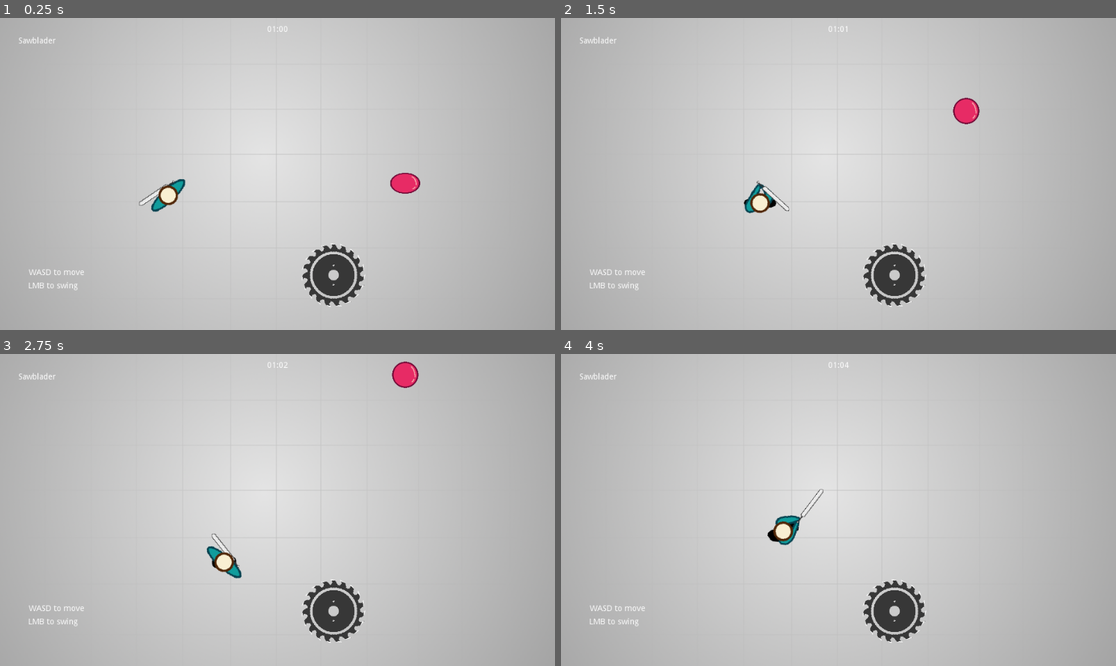
Above: before the commit, frames 1-4 (two rows, left to right).
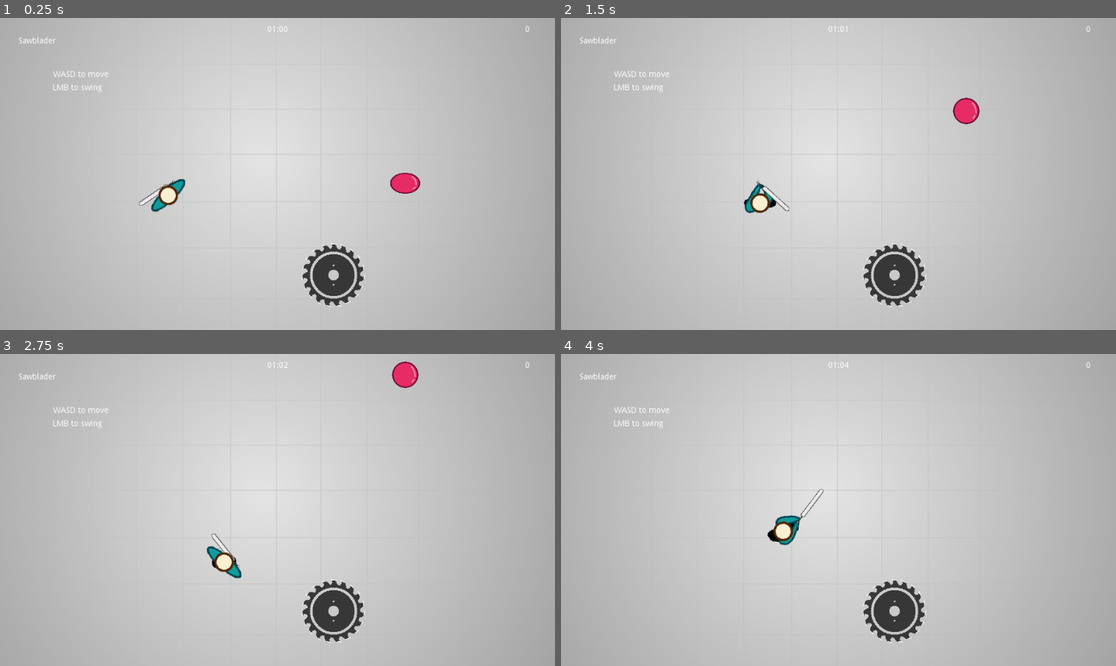
Above: after the commit, the same moments.

Repository: Zircon332/Sawblader
Game: Godot game, scene res://scenes/main.tscn
Same seed, same stepped clock (60 frames per second), same inputs: the game is played once before the commit and once after it.
Inputs (mouse positions are in pixels of both pictures, inside the frame that each line leads up to):
- Up to frame 1 (0.25 s): no input
- Up to frame 2 (1.5 s): move the mouse to (960, 158) at 0.52 s; hold D (move_right) 0.53-1.28 s; click (960, 158) at 0.6 s; move the mouse to (727, 189) at 1.27 s; hold S (move_down) from 1.28 s (still down); click (727, 189) at 1.35 s
- Up to frame 3 (2.75 s): move the mouse to (333, 441) at 2.02 s; release S (move_down) at 2.03 s; hold D (move_right) from 2.03 s (still down); click (333, 441) at 2.1 s
- Up to frame 4 (4 s): move the mouse to (810, 572) at 2.77 s; release D (move_right) at 2.78 s; hold W (move_up) 2.78-3.53 s; click (810, 572) at 2.85 s; move the mouse to (1005, 556) at 3.52 s; hold A (move_left) from 3.53 s (still down); click (1005, 556) at 3.6 s

The runs differ from the first frame. In frame 1, 0.3% of the frame differs, in the area x 5-96%, y 2-88%; in frame 2, 0.3%; in frame 3, 0.3%; in frame 4, 0.3%.

Commit message:
added score and kill streak points

Diff:
--- a/entities/saw/saw.gd
+++ b/entities/saw/saw.gd
@@ -5,6 +5,8 @@
 
 var rotation_speed = 2
 var velocity = Vector2.ONE * 0
+
+var _kill_streak = 0
 
 onready var _sprite = $Sawblade
 
@@ -33,10 +35,14 @@
 
 func hit(strength, angle):
 	velocity = Vector2.UP.rotated(angle) * strength * 10
-
+	_kill_streak = 0
 
 func kill_enemy():
 	var areas = $Area2D.get_overlapping_areas()
 	for area in areas:
 		if area.is_in_group('enemy'):
 			area.die(global_position.direction_to(area.global_position))
+			_kill_streak += 1
+
+			var world = get_viewport().get_node("Main")
+			world.add_score(_kill_streak)
--- a/scenes/hud.gd
+++ b/scenes/hud.gd
@@ -5,3 +5,7 @@
 	var minutes = time_elapsed / 60
 	var seconds = int(time_elapsed) % 60
 	$CenterContainer/StopwatchLabel.text = ("%02d:%02d" % [minutes, seconds])
+
+
+func set_score(score):
+	$Score.text = str(score)
--- a/scenes/main.gd
+++ b/scenes/main.gd
@@ -7,6 +7,7 @@
 
 var game_state = GAME_STATES.START
 var time_elapsed = 60
+var score = 0
 
 
 func _ready():
@@ -28,5 +29,11 @@
 			$UI/HUD.set_time(time_elapsed)
 			spawner.set_pack_size(time_elapsed / 2)
 
+
 		GAME_STATES.END:
 			pass
+
+
+func add_score(points):
+	score += points
+	$UI/HUD.set_score(score)
--- a/scenes/main.tscn
+++ b/scenes/main.tscn
@@ -34,17 +34,17 @@
 scroll_active = false
 
 [node name="Text1" type="RichTextLabel" parent="UI/StartScreen"]
-margin_left = 50.0
-margin_top = 434.0
-margin_right = 153.0
-margin_bottom = 454.0
+margin_left = 92.0
+margin_top = 91.0
+margin_right = 195.0
+margin_bottom = 111.0
 text = "WASD to move"
 
 [node name="Text2" type="RichTextLabel" parent="UI/StartScreen"]
-margin_left = 49.0
-margin_top = 457.0
-margin_right = 159.0
-margin_bottom = 477.0
+margin_left = 91.0
+margin_top = 114.0
+margin_right = 201.0
+margin_bottom = 134.0
 rect_min_size = Vector2( 0, 20 )
 text = "LMB to swing"
 
@@ -69,6 +69,13 @@
 margin_right = 38.0
 margin_bottom = 27.0
 text = "00:00"
+
+[node name="Score" type="Label" parent="UI/HUD"]
+margin_left = 448.0
+margin_top = 13.0
+margin_right = 484.0
+margin_bottom = 27.0
+text = "0"
 
 [node name="Spawner" parent="." instance=ExtResource( 1 )]
 position = Vector2( 73.1666, 47.4188 )
